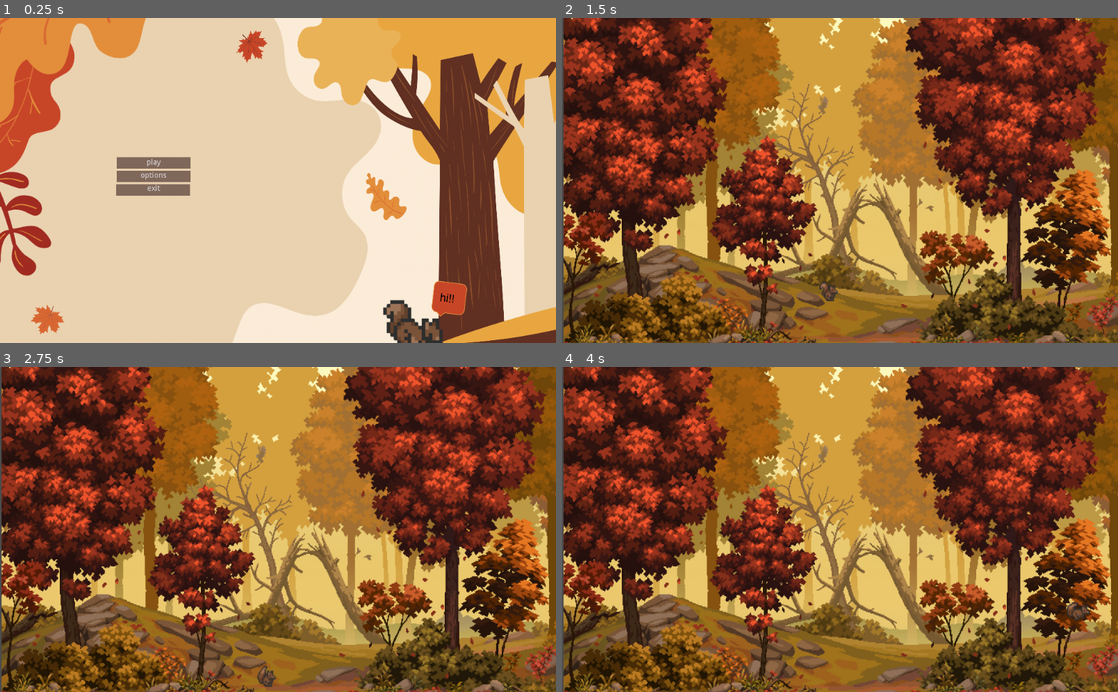
Above: before the commit, frames 1-4 (two rows, left to right).
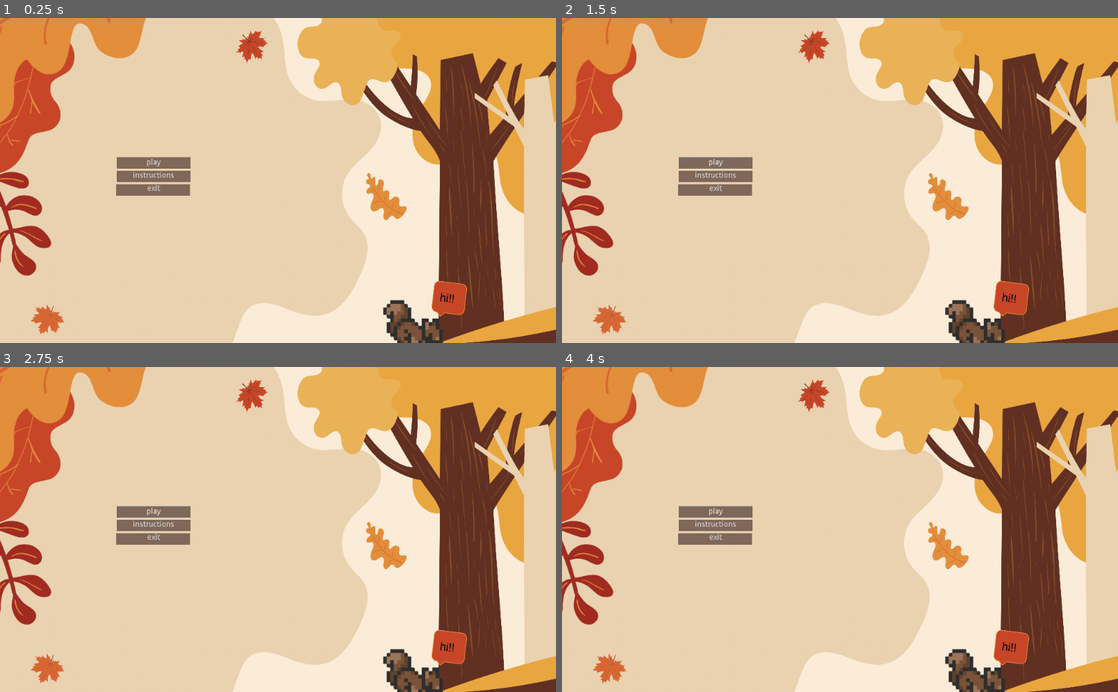
Above: after the commit, the same moments.

Repository: bcenturino25/game-1
Game: Godot game, scene res://scenes/main menu.tscn
The game is run twice, just before and just after one commit, with the same random seed, the same clock (stepped at 60 frames per second) and the same inputs.
Inputs (mouse positions are in pixels of both pictures, inside the frame that each line leads up to):
- Up to frame 1 (0.25 s): no input
- Up to frame 2 (1.5 s): click "options" (after the commit: "instructions") at 0.5 s; click "play" at 1.25 s
- Up to frame 3 (2.75 s): click (155, 510) at 2 s, where only the run after the commit has a clickable "play"
- Up to frame 4 (4 s): tap Enter at 2.75 s; move the mouse to (962, 513) at 2.77 s; hold D (right) from 2.78 s (still down); click (962, 513) at 2.92 s; tap Space (up) at 3.02, 3.77 s; move the mouse to (728, 545) at 3.52 s

The runs differ from the first frame. In frame 1, less than 0.1% of the frame differs, in the area x 24-32%, y 47-50%; in frame 2, 97%, in the area x 0-100%, y 0-100%; in frame 3, 97%; in frame 4, 97%.
Error after the commit: Parse Error: The function "_on_playButton_pressed" already exists in this class (at line 3). (res://scenes/main)

Commit message:
button labels

Diff:
--- a/scenes/instructions.gd
+++ b/scenes/instructions.gd
@@ -1,4 +1,4 @@
 extends Node
 
-func _on_playButton_pressed():
+func _on_mainscreen_pressed():
 	get_tree().change_scene("res://scenes/main menu.tscn")
--- a/scenes/main menu.gd
+++ b/scenes/main menu.gd
@@ -5,3 +5,6 @@
 
 func _on_exitButton_pressed():
 	get_tree().quit()
+
+func _on_playButton_pressed():
+	get_tree().change_scene("res://scenes/main.tscn")
--- a/scenes/main menu.tscn
+++ b/scenes/main menu.tscn
@@ -55,7 +55,7 @@
 margin_top = 24.0
 margin_right = 126.0
 margin_bottom = 44.0
-text = "options"
+text = "instructions"
 flat = true
 
 [node name="exitButton" type="Button" parent="VBoxContainer"]
